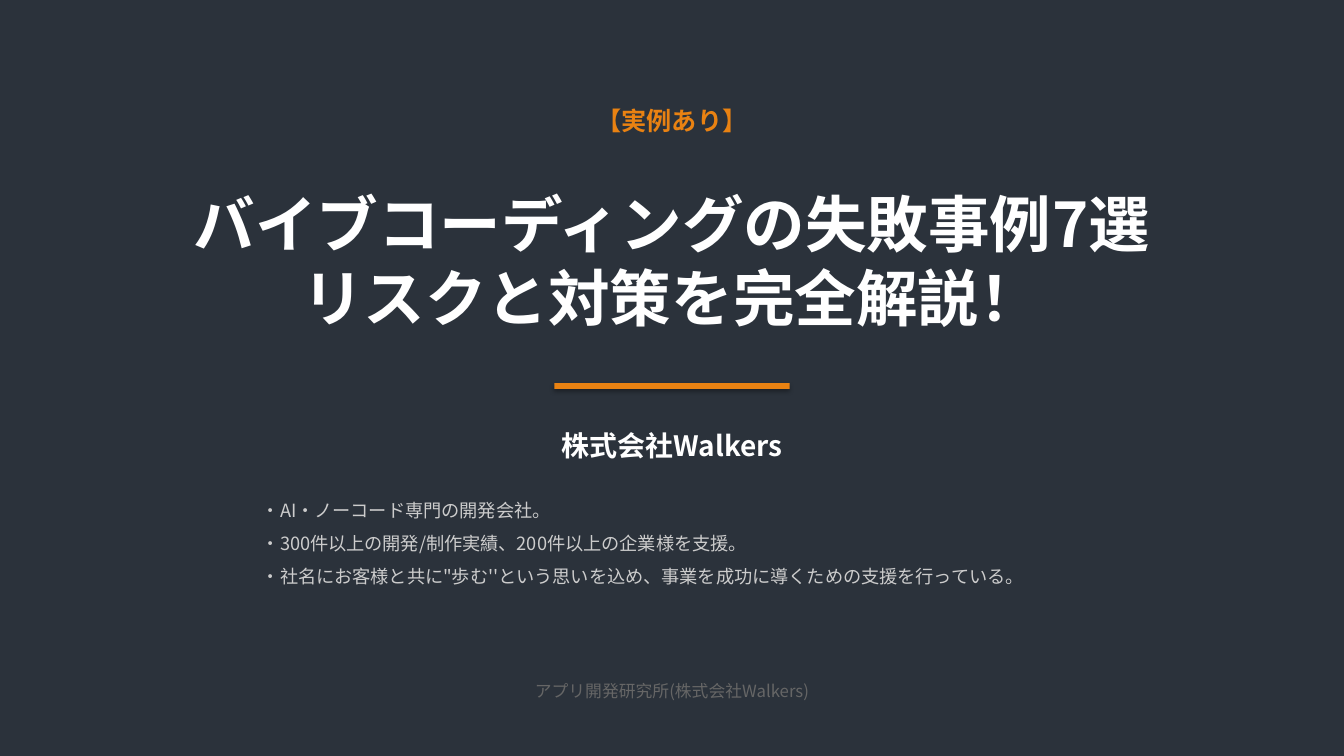
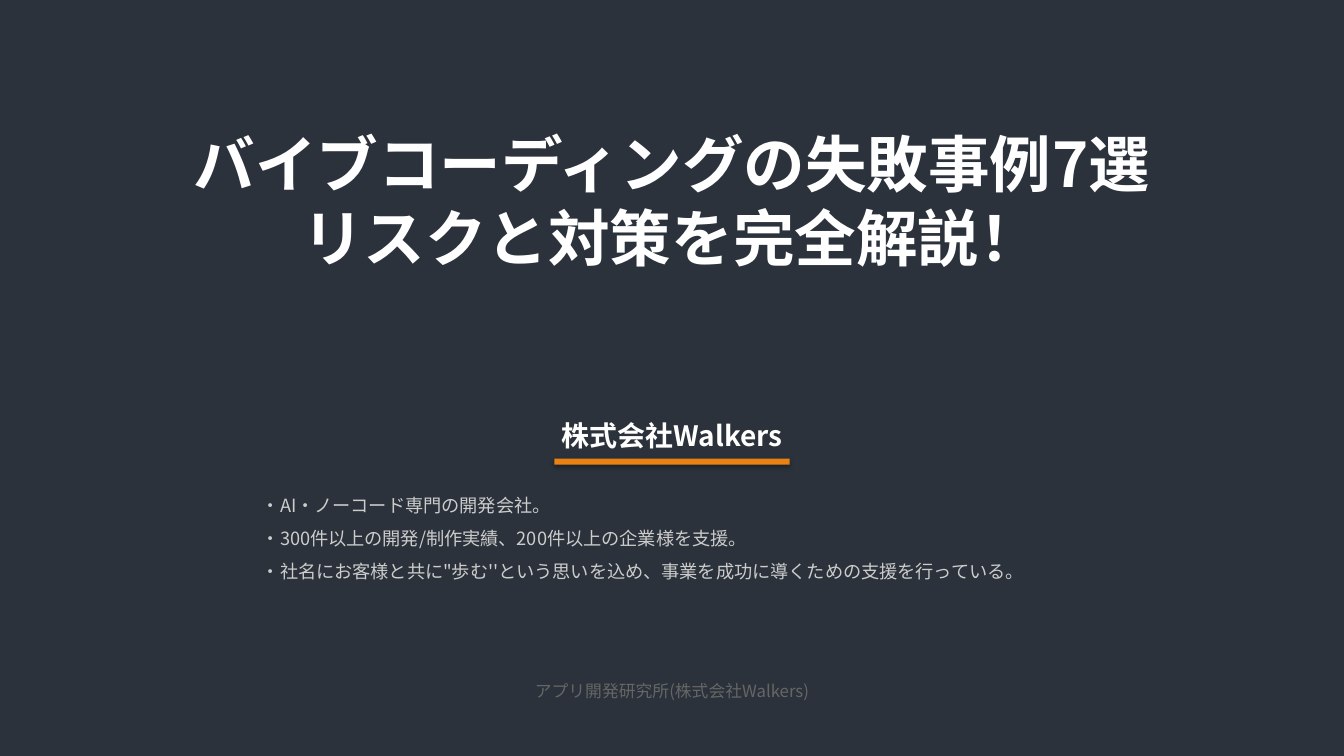
Before and after one commit to narudev4/Walkers_naru, a slide deck: slide 1 of 05_development/youtube/_shared/template-slides.pptx. Drawn at 1344x756 pixels with LibreOffice and Linux fonts; fonts in the diff are those of the drawing. Boxes give left, top, right and bottom in pixels: in the first picture for what was removed or moved away, otherwise in the second. Text is boxed around its words. In the diff, an @@ line names an element or a change of style, - is before the commit and + after.

Commit message:
feat(yt-script,yt-slides): 冒頭3枚の品質向上（離脱率対策）
冒頭スライド1〜3を視聴継続率対策に特化。手動修正版の知見を反映。

【yt-script SKILL.md】
- 冒頭1〜3枚の質的ルール追加: タグ/サブタイ廃止、セリフ抽出型、内容リスト型
- 専門用語ルール L1+L2 追加: 列挙禁止、冒頭は素人言葉、判定基準（中学生に通じるか）
- 担当者名「やまぐち」をひらがな固定（漢字「山口」誤読「やのうち」事故対策）
- 品質チェックリストに新ルール6項目追加

【yt-slides SKILL.md / yt_slide_engine.py】
- JSON スキーマから tag/subtitle 廃止
- text タイプを Slide5 (24pt) ベース → Slide2 (32pt Bold hero) ベースに変更
- copy_slide_replace_text の改行行フォント継承バグ修正（2行目以降が常に24pt固定だった）
- ①〜⑨ で始まる行は左揃え + marL 2.1 inch（ブロック中央寄り表示）

【template-slides.pptx】
- Slide1: タグ TextBox 非表示化、タイトル上移動・3行対応高さ拡大、
  区切り線を「株式会社Walkers」の下に移動、会社紹介を上に詰め
- Slide2/3: 本文を 24pt → 32pt Bold に変更

```diff
--- a/05_development/youtube/_shared/template-slides.pptx
+++ b/05_development/youtube/_shared/template-slides.pptx
@@ text removed at bbox=[596, 108, 747, 133] @@
-【実例あり】
@@ text "バイブコーディングの失敗事例7選": place and size @@
-text "バイブコーディングの失敗事例7選" at bbox=[194, 193, 1151, 327]
+text "バイブコーディングの失敗事例7選" at bbox=[194, 133, 1151, 267]
@@ text "株式会社Walkers": place and size @@
-text "株式会社Walkers" at bbox=[561, 432, 782, 459]
+text "株式会社Walkers" at bbox=[561, 422, 782, 449]
@@ rectangle: place and size @@
-rectangle at bbox=[555, 383, 789, 389]
+rectangle at bbox=[555, 459, 789, 465]
@@ text "・AI・ノーコード専門の開発会社。": place and size @@
-text "・AI・ノーコード専門の開発会社。" at bbox=[262, 501, 1024, 585]
+text "・AI・ノーコード専門の開発会社。" at bbox=[262, 496, 1024, 580]
```
Also in this commit, not shown: 2 other slides changed, 3 other files.
